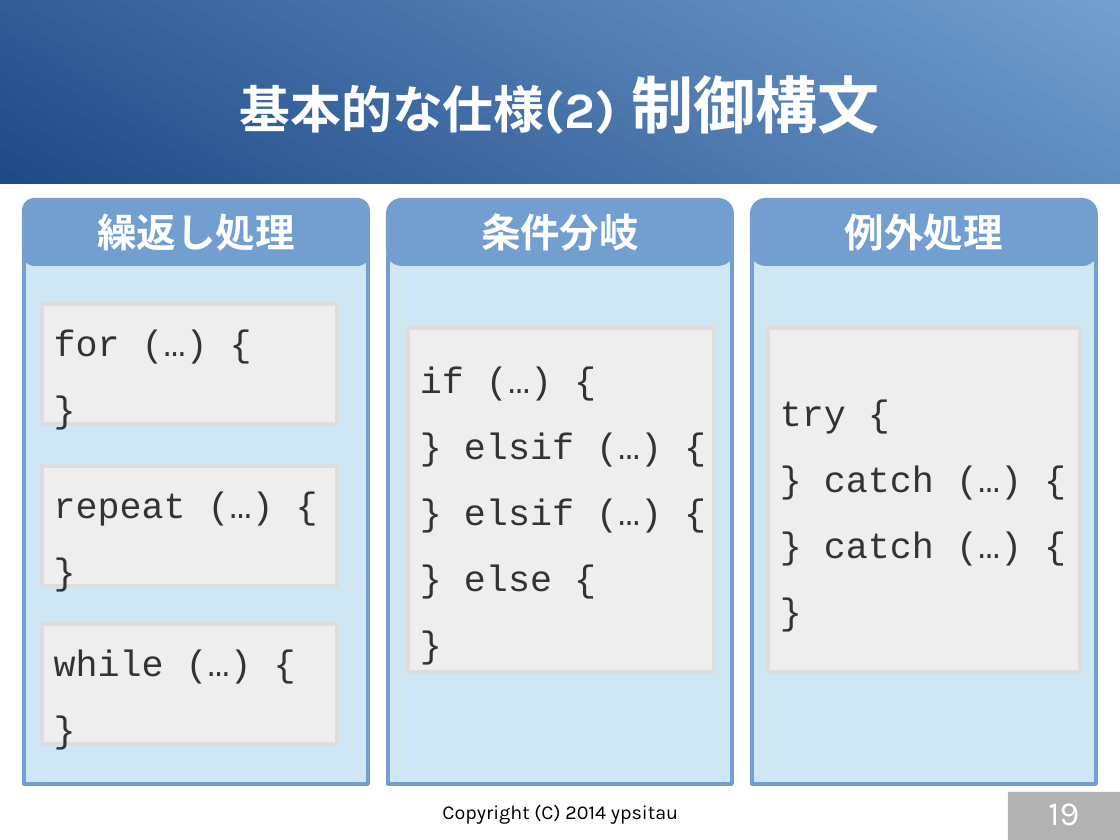
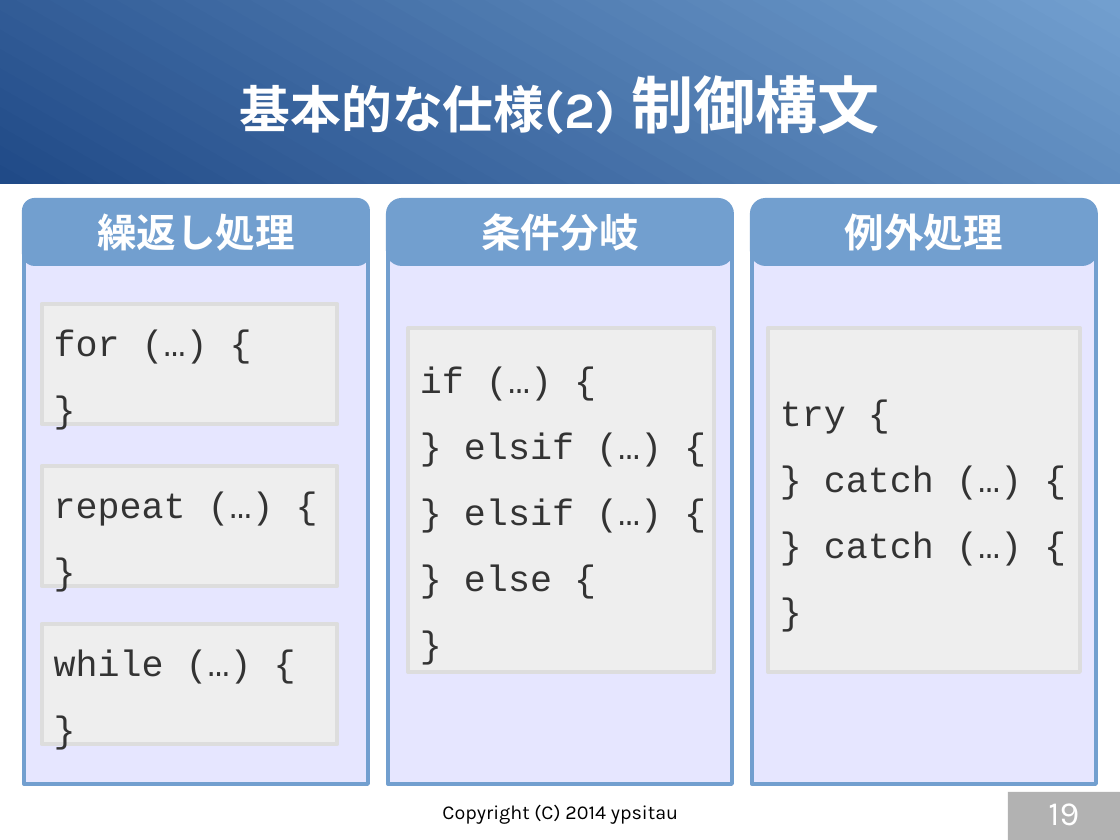
Before and after one commit to gura-lang/gura-doc, a slide deck: slide 19 of presentation/gura-introduction.odp. Drawn at 1120x840 pixels with LibreOffice and Linux fonts; fonts in the diff are those of the drawing. Boxes give left, top, right and bottom in pixels: in the first picture for what was removed or moved away, otherwise in the second. Text is boxed around its words. In the diff, an @@ line names an element or a change of style, - is before the commit and + after.

```diff
--- a/presentation/gura-introduction.odp
+++ b/presentation/gura-introduction.odp
@@ fill #CFE7F5 to #E6E6FF in 3 elements at <box>388,232,733,784</box>, <box>752,232,1097,784</box>, <box>24,232,369,784</box> @@
```
Also in this commit, not shown: 6 other slides changed, 3 slides added.
